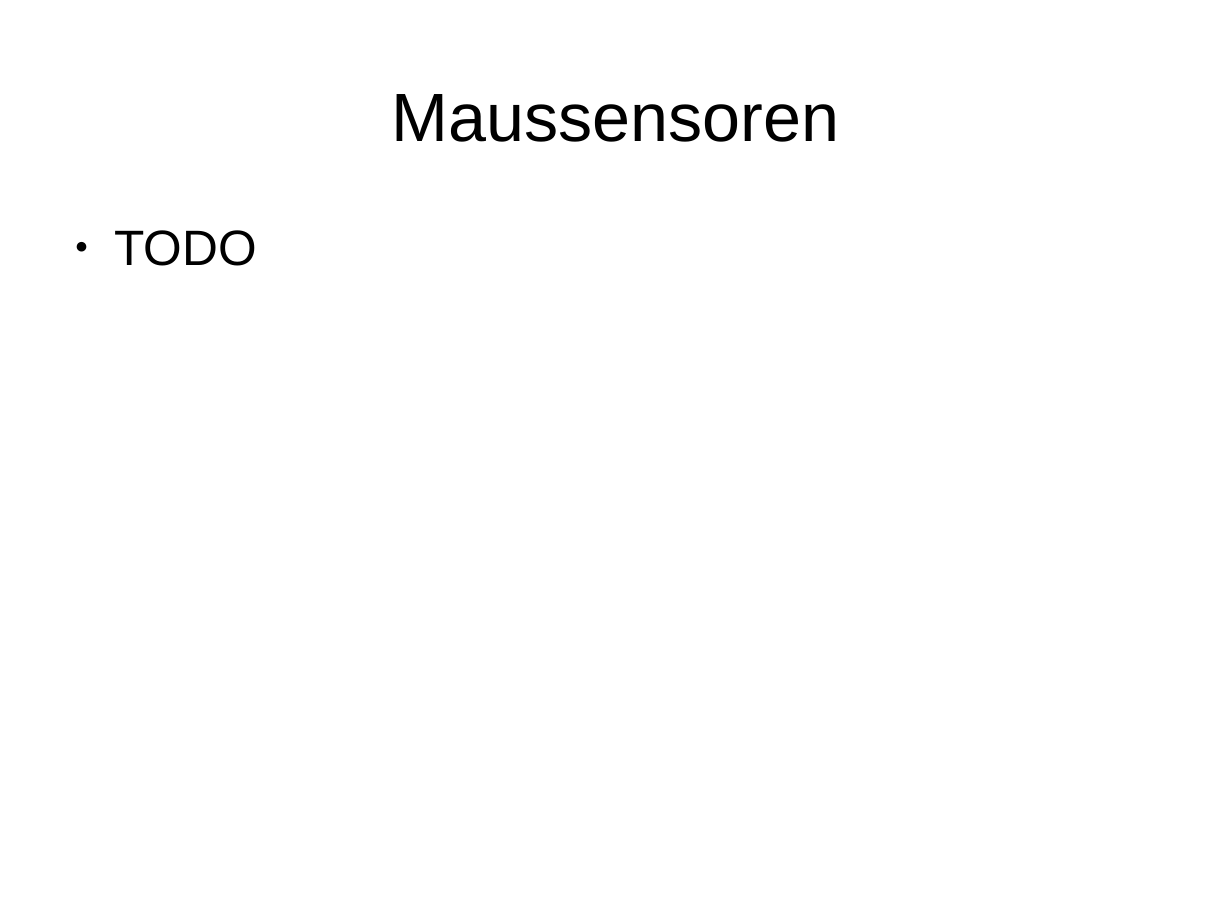
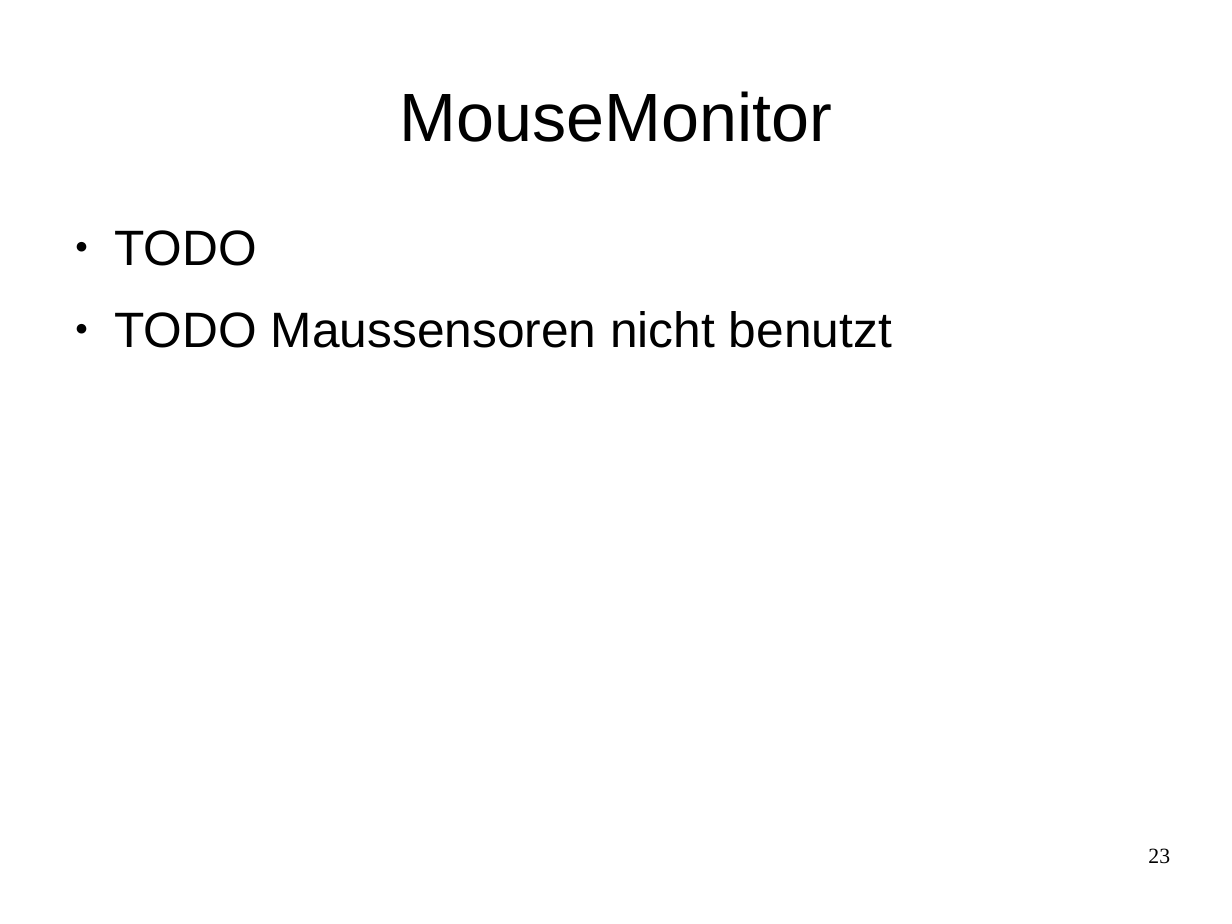
Before and after one commit to Smart-Minotaur/nxt_minotaur, a slide deck: slide 23 of doc/Präsentation.odp (slide 11 before the commit). Drawn at 1232x924 pixels with LibreOffice and Linux fonts; fonts in the diff are those of the drawing. Boxes give left, top, right and bottom in pixels: in the first picture for what was removed or moved away, otherwise in the second. Text is boxed around its words. In the diff, an @@ line names an element or a change of style, - is before the commit and + after.

```diff
--- a/doc/Präsentation.odp
+++ b/doc/Präsentation.odp
@@ title at (399, 91, 832, 142): text changed @@
-Maussensoren
+MouseMonitor
@@ text at (114, 311, 892, 348): paragraph added @@
+● TODO Maussensoren nicht benutzt
@@ page number added at (1148, 848, 1170, 864), 14 pt, text #000000 @@
+23
```
Also in this commit, not shown: 18 other slides changed, 6 slides added, 3 slides removed.
